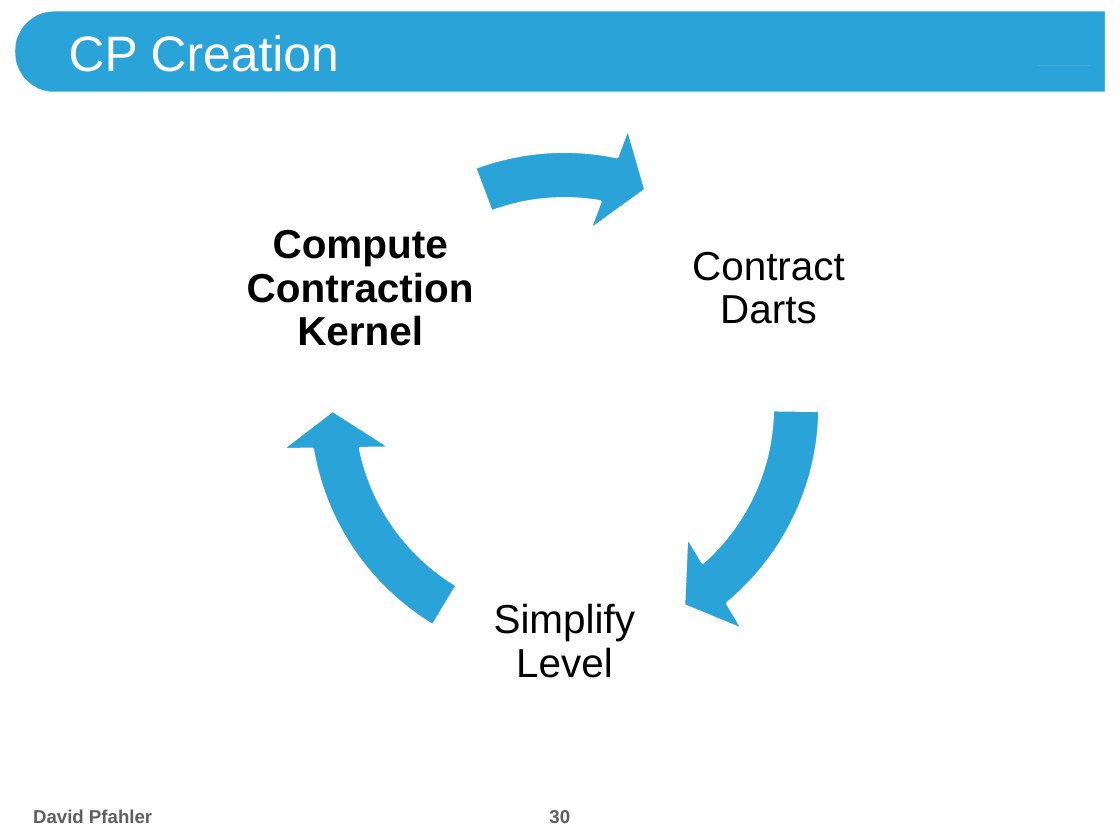
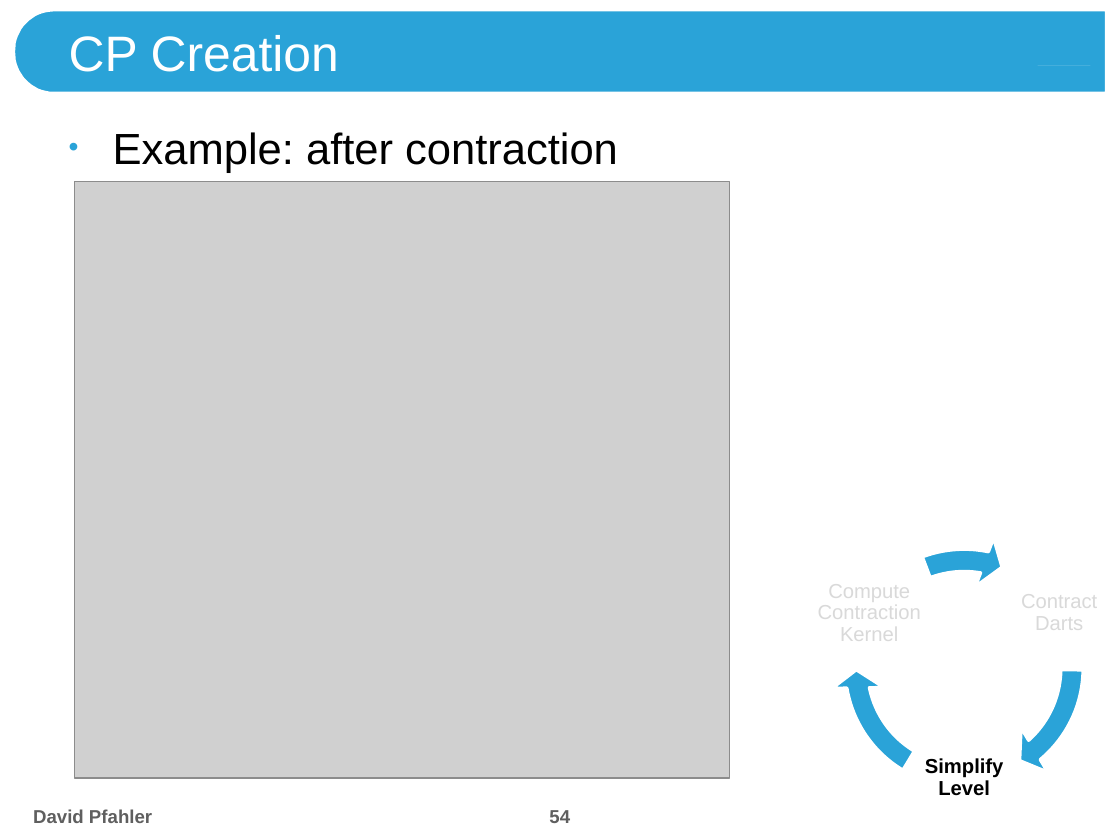
Before and after one commit to theShmoo/CombiPyr-ImSeg, a slide deck: slide 54 of doc/Combinatorial Pyramids.pptx (slide 30 before the commit). Drawn at 1120x840 pixels with LibreOffice and Linux fonts; fonts in the diff are those of the drawing; grey boxes stand for pictures; background and template pictures are left out. Boxes give left, top, right and bottom in pixels: in the first picture for what was removed or moved away, otherwise in the second. Text is boxed around its words. In the diff, an @@ line names an element or a change of style, - is before the commit and + after.

```diff
--- a/doc/Combinatorial Pyramids.pptx
+++ b/doc/Combinatorial Pyramids.pptx
@@ text added at (x1=113, y1=132, x2=618, y2=173), 28 pt, text #000000 @@
+• Example: after contraction
@@ circular arrow removed at (x1=278, y1=120, x2=852, y2=694) @@
@@ circular arrow removed at (x1=278, y1=120, x2=852, y2=694) @@
@@ circular arrow removed at (x1=278, y1=120, x2=852, y2=694) @@
@@ picture added at (x1=75, y1=181, x2=730, y2=777) @@
@@ circular arrow added at (x1=831, y1=534, x2=1098, y2=801), fill #2AA3D8, outline #FFFFFF 2 pt @@
@@ circular arrow added at (x1=831, y1=534, x2=1098, y2=801), fill #2AA3D8, outline #FFFFFF 2 pt @@
@@ circular arrow added at (x1=831, y1=534, x2=1098, y2=801), fill #2AA3D8, outline #FFFFFF 2 pt @@
@@ text "Compute Contraction Kernel" moved from (x1=247, y1=229, x2=474, y2=346) to (x1=818, y1=580, x2=921, y2=646) @@
@@ text "Compute Contraction Kernel" at (x1=818, y1=580, x2=921, y2=646): size 26 to 13 pt, text colour #000000 to #D9D9D9, bold off; less space between paragraphs @@
@@ text "Contract Darts" moved from (x1=692, y1=251, x2=845, y2=324) to (x1=1021, y1=591, x2=1097, y2=636) @@
@@ text "Contract Darts" at (x1=1021, y1=591, x2=1097, y2=636): size 26 to 13 pt, text colour #000000 to #D9D9D9; less space between paragraphs @@
@@ text "Simplify Level" moved from (x1=494, y1=603, x2=636, y2=678) to (x1=925, y1=758, x2=1003, y2=796) @@
@@ text "Simplify Level" at (x1=925, y1=758, x2=1003, y2=796): size 26 to 13 pt, bold on; less space between paragraphs @@
@@ page number at (x1=549, y1=810, x2=570, y2=823): text changed @@
-30
+54
```
Also in this commit, not shown: 24 other slides changed, 5 slides added, 1 slide removed, 9 other files.
